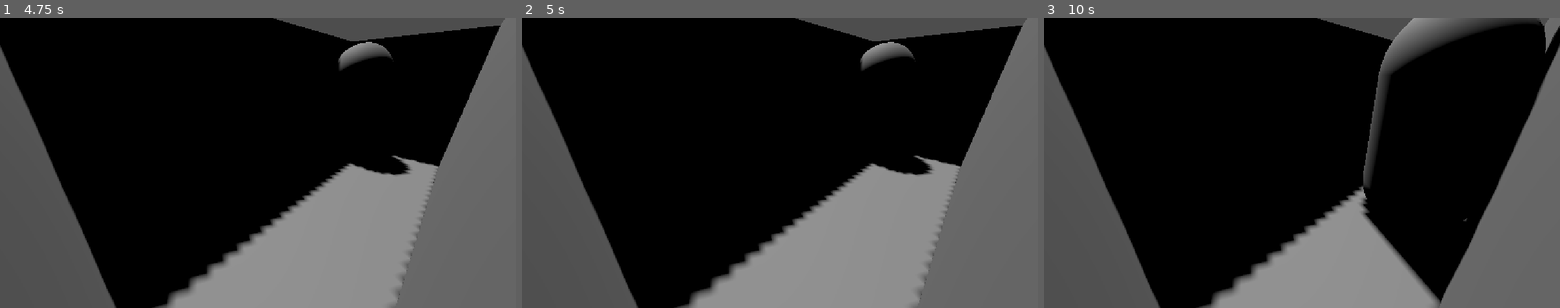
Above: before the commit, frames 1-3 (left to right).
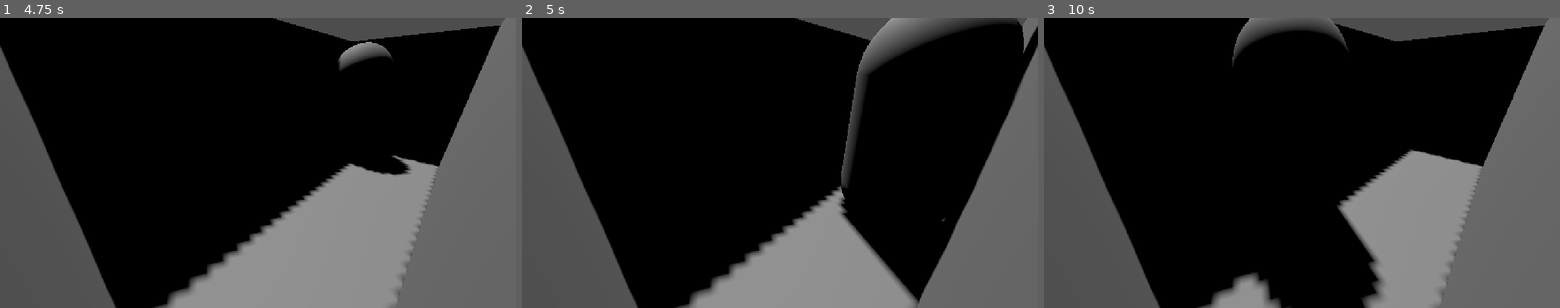
Above: after the commit, the same moments.

Repository: TheWhiteLionGod/FNAFAmalgamation
Game: Godot game, scene res://scenes/Main.tscn
Two runs of this game, one before a commit and one after it. Both use one fixed random seed, a clock stepped at 60 frames per second and the inputs below.
Inputs:
- Up to frame 1 (4.75 s): tap Enter at 0.5, 2, 3.5 s; tap Space at 1.25, 2.75, 4.25 s
- Up to frame 2 (5 s): no input
- Up to frame 3 (10 s): no input

Frame 1 is identical in both runs. In frame 2, 12% of the frame differs, in the area x 61-100%, y 0-100%; in frame 3, 20%, in the area x 36-100%, y 0-100%.

Commit message:
Made Freddy Resources and Made Loading Animatronincs Dynamic

Diff:
--- /dev/null
+++ b/resources/aggressive_freddy.tres
@@ -0,0 +1,7 @@
+[gd_resource type="Resource" script_class="FreddyConfig" format=3 uid="uid://tlbuqrrj4lyt"]
+
+[ext_resource type="Script" uid="uid://c5g7shg7xgew" path="res://resources/freddy_config.gd" id="1_7rfvo"]
+
+[resource]
+script = ExtResource("1_7rfvo")
+interval = 5
--- /dev/null
+++ b/resources/freddy.tres
@@ -0,0 +1,7 @@
+[gd_resource type="Resource" script_class="FreddyConfig" format=3 uid="uid://coypr3uk0k3kh"]
+
+[ext_resource type="Script" uid="uid://c5g7shg7xgew" path="res://resources/freddy_config.gd" id="1_blg6j"]
+
+[resource]
+script = ExtResource("1_blg6j")
+interval = 10
--- /dev/null
+++ b/resources/freddy_config.gd
@@ -0,0 +1,10 @@
+extends Resource
+class_name FreddyConfig
+
+@export var interval: int
+var path: Array[PathNode] = [
+	PathNode.new("Cam1", "3"),
+	PathNode.new("Cam1", "2"),
+	PathNode.new("Cam1", "1"),
+	PathNode.new("Office")
+]
--- a/scenes/Main.tscn
+++ b/scenes/Main.tscn
@@ -8,6 +8,7 @@
 
 [node name="Main" type="Node3D" unique_id=27389099]
 script = ExtResource("1_0bbpv")
+animatronics_to_load = Array[PackedScene]([ExtResource("5_vcsgt")])
 
 [node name="DirectionalLight3D" type="DirectionalLight3D" parent="." unique_id=2142109454]
 transform = Transform3D(-0.8660254, -0.43301278, 0.25, 0, 0.49999997, 0.86602545, -0.50000006, 0.75, -0.43301266, 0, 0, 0)
@@ -23,5 +24,3 @@
 [node name="Office" parent="Rooms" unique_id=1425203222 instance=ExtResource("2_rvslj")]
 
 [node name="Animatronics" type="Node3D" parent="." unique_id=464510840]
-
-[node name="Freddy" parent="Animatronics" unique_id=921844512 instance=ExtResource("5_vcsgt")]
--- a/scenes/animatronics/Freddy.tscn
+++ b/scenes/animatronics/Freddy.tscn
@@ -1,11 +1,13 @@
 [gd_scene format=3 uid="uid://buosly1iukefy"]
 
 [ext_resource type="Script" uid="uid://basb247kwuslu" path="res://scripts/animatronics/freddy.gd" id="1_8gwej"]
+[ext_resource type="Resource" uid="uid://tlbuqrrj4lyt" path="res://resources/aggressive_freddy.tres" id="2_kg2lx"]
 
 [sub_resource type="CapsuleMesh" id="CapsuleMesh_kg2lx"]
 
 [node name="Freddy" type="Node3D" unique_id=921844512]
 script = ExtResource("1_8gwej")
+config = ExtResource("2_kg2lx")
 
 [node name="Mesh" type="MeshInstance3D" parent="." unique_id=1707758775]
 transform = Transform3D(1, 0, 0, 0, 1, 0, 0, 0, 1, 0, 1, 0)
--- a/scripts/Main.gd
+++ b/scripts/Main.gd
@@ -1,10 +1,13 @@
 extends Node3D
 
 @onready var animatronics: Node3D = $"Animatronics"
+@export var animatronics_to_load: Array[PackedScene] = []
 
 func _ready() -> void:
 	Global.rooms = get_node_or_null("Rooms")
-	for animatronic: Animatronic in animatronics.get_children():
+	for animatronic_scene: PackedScene in animatronics_to_load:
+		var animatronic: Animatronic = animatronic_scene.instantiate() as Animatronic
+		animatronics.add_child(animatronic)
 		animatronic.move_to_start()
 
 func _process(delta: float) -> void:
--- a/scripts/animatronics/freddy.gd
+++ b/scripts/animatronics/freddy.gd
@@ -1,23 +1,17 @@
 extends Animatronic
 class_name Freddy
 
-var interval: int = 10
-var path: Array[PathNode] = [
-	PathNode.new("Cam1", "3"),
-	PathNode.new("Cam1", "2"),
-	PathNode.new("Cam1", "1"),
-	PathNode.new("Office")
-]
+@export var config: FreddyConfig
 var path_pointer: int = 0
 
 func move_to_start() -> void:
-	move_to_path(path[0])
+	move_to_path(config.path[0])
 
 func tick() -> void:
-	if not Movement.on_interval(interval):
+	if not Movement.on_interval(config.interval):
 		return
 
-	if move_to_path(path[path_pointer + 1]):
+	if move_to_path(config.path[path_pointer + 1]):
 		path_pointer += 1
 		print("Successfully Moved to ", global_position)
 	else:
Not shown, added: resources/freddy_config.gd.uid
